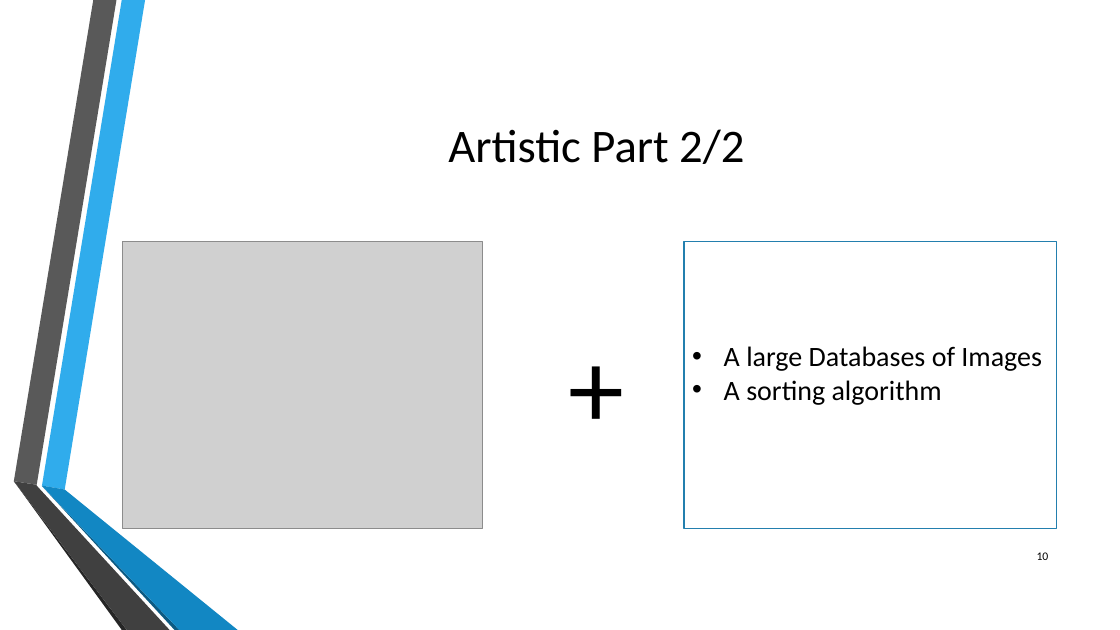
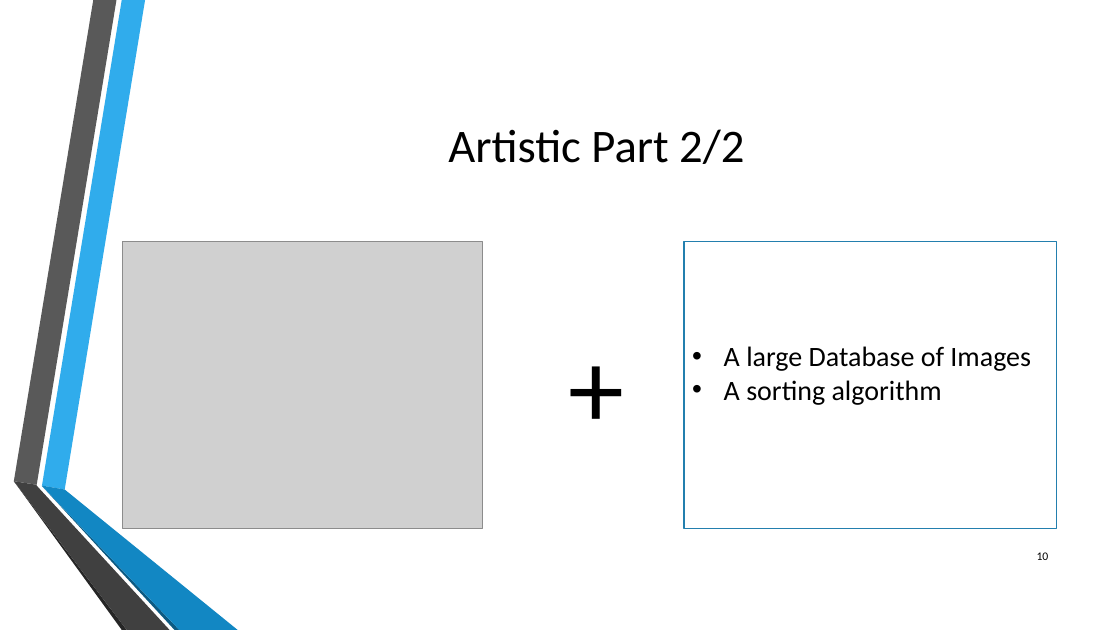
Before and after one commit to whispyy/M1Anglais, a slide deck: slide 10 of support 1 - Deep Learning/Deep Learning.pptx. Drawn at 1120x630 pixels with LibreOffice and Linux fonts; fonts in the diff are those of the drawing; grey boxes stand for pictures; background and template pictures are left out. Boxes give left, top, right and bottom in pixels: in the first picture for what was removed or moved away, otherwise in the second. Text is boxed around its words. In the diff, an @@ line names an element or a change of style, - is before the commit and + after.

```diff
--- a/support 1 - Deep Learning/Deep Learning.pptx
+++ b/support 1 - Deep Learning/Deep Learning.pptx
@@ text in rectangle at [724, 346, 1031, 371]: text changed @@
-• A large Databases of Images
+• A large Database of Images
```
Also in this commit, not shown: 4 other slides changed, 1 other file.
